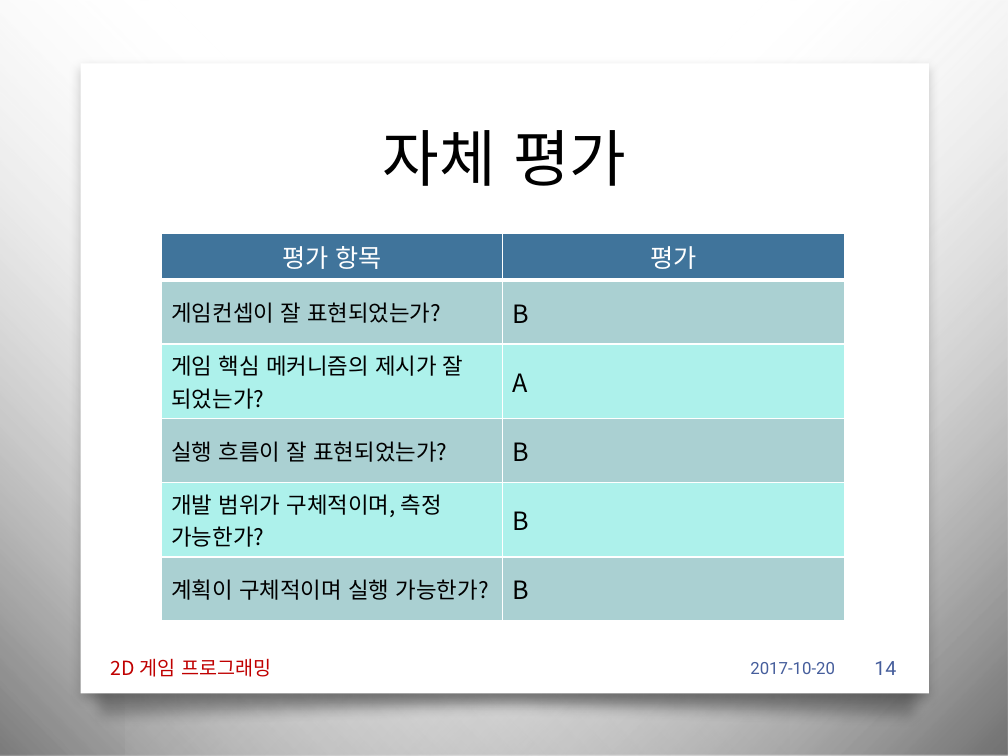
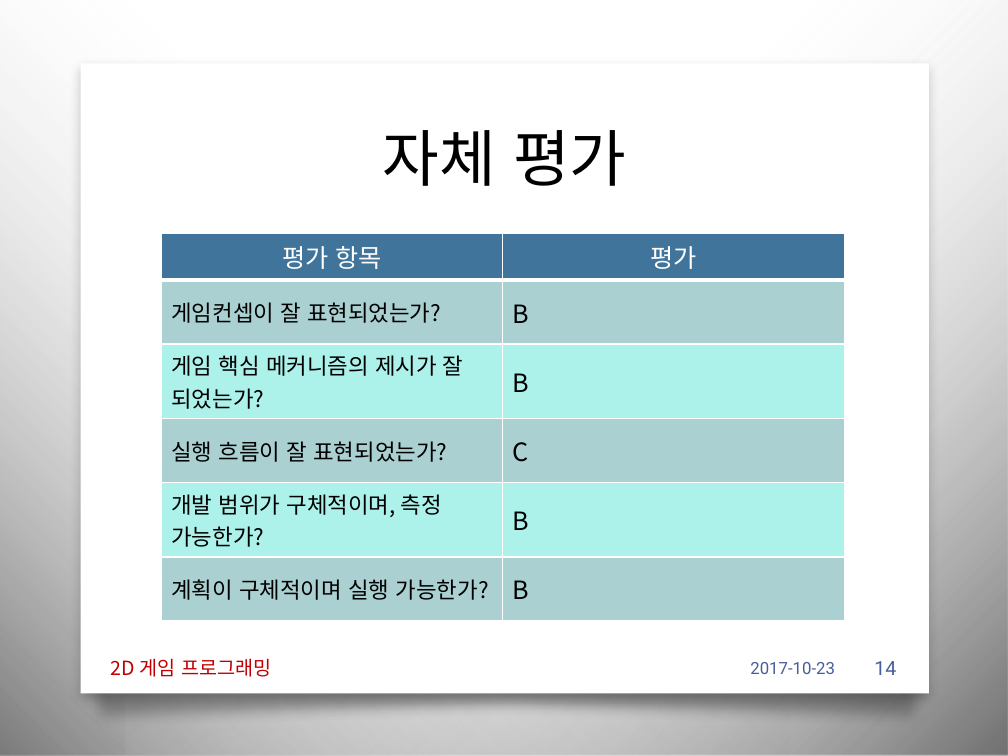
Before and after one commit to iconstudio/2017-Platformer, a slide deck: slide 14 of slides/2016180042_진윤성_2DGP_1차발표.pptx. Drawn at 1008x756 pixels with LibreOffice and Linux fonts; fonts in the diff are those of the drawing; background and template pictures are left out. Boxes give left, top, right and bottom in pixels: in the first picture for what was removed or moved away, otherwise in the second. Text is boxed around its words. In the diff, an @@ line names an element or a change of style, - is before the commit and + after.

```diff
--- a/slides/2016180042_진윤성_2DGP_1차발표.pptx
+++ b/slides/2016180042_진윤성_2DGP_1차발표.pptx
@@ table at <box>161,234,845,604</box> @@
-row 3, column 2: A
+row 3, column 2: B
-row 4, column 2: B
+row 4, column 2: C
@@ text at <box>750,662,835,674</box>: text changed @@
-2017-10-20
+2017-10-23
```
Also in this commit, not shown: 11 other slides changed, 1 other file.
